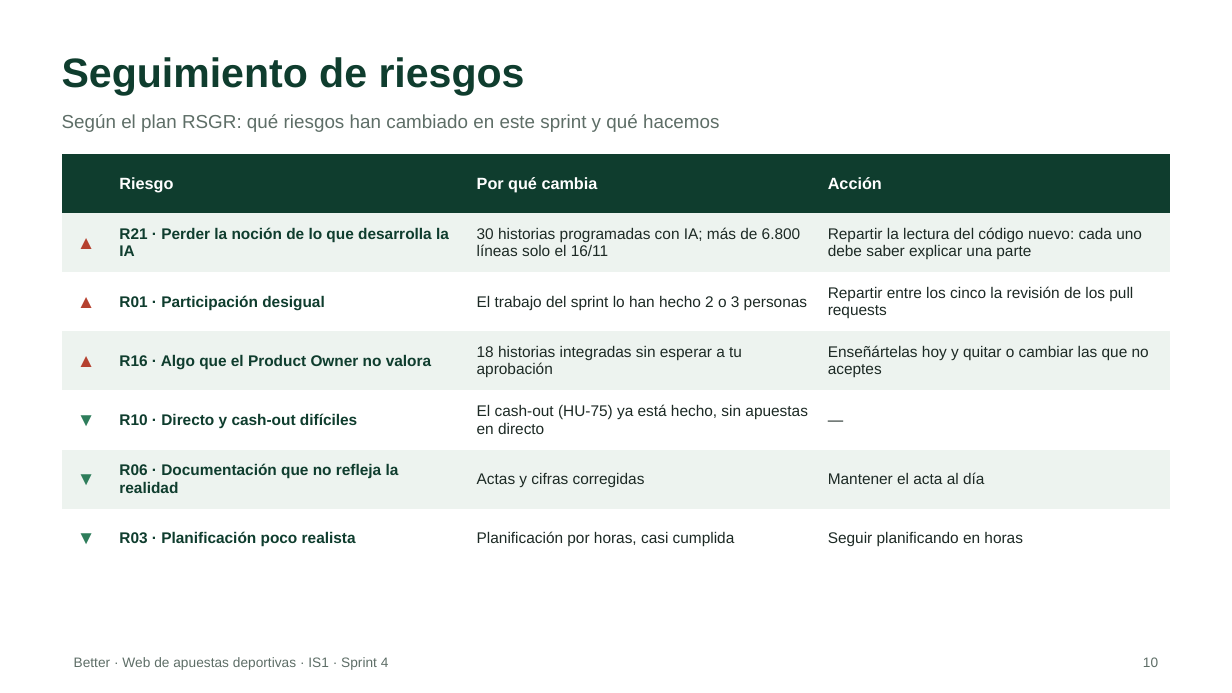
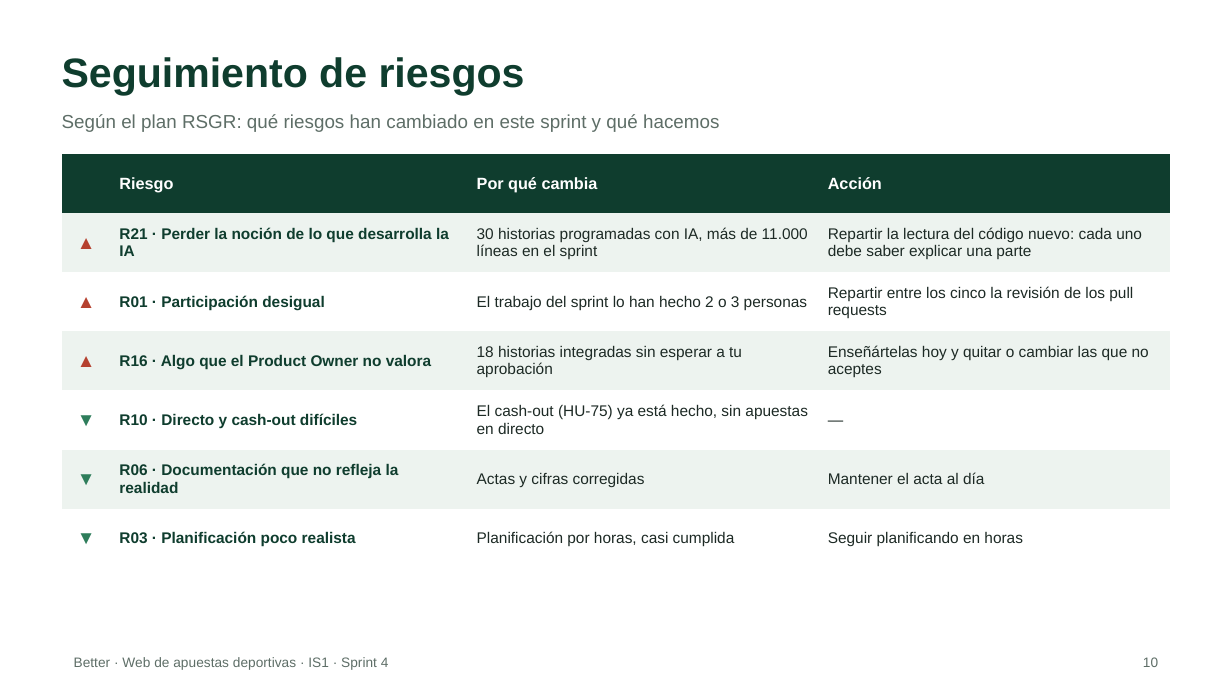
Before and after one commit to riverri/IS1, a slide deck: slide 10 of docs/presentaciones/Better_Sprint_4.pptx. Drawn at 1232x693 pixels with LibreOffice and Linux fonts; fonts in the diff are those of the drawing. Boxes give left, top, right and bottom in pixels: in the first picture for what was removed or moved away, otherwise in the second. Text is boxed around its words. In the diff, an @@ line names an element or a change of style, - is before the commit and + after.

```diff
--- a/docs/presentaciones/Better_Sprint_4.pptx
+++ b/docs/presentaciones/Better_Sprint_4.pptx
@@ table at box(62, 154, 1170, 551) @@
-row 2, column 3: 30 historias programadas con IA; más de 6.800 líneas solo el 16/11
+row 2, column 3: 30 historias programadas con IA, más de 11.000 líneas en el sprint
```
Also in this commit, not shown: 5 other slides changed, 9 other files.
